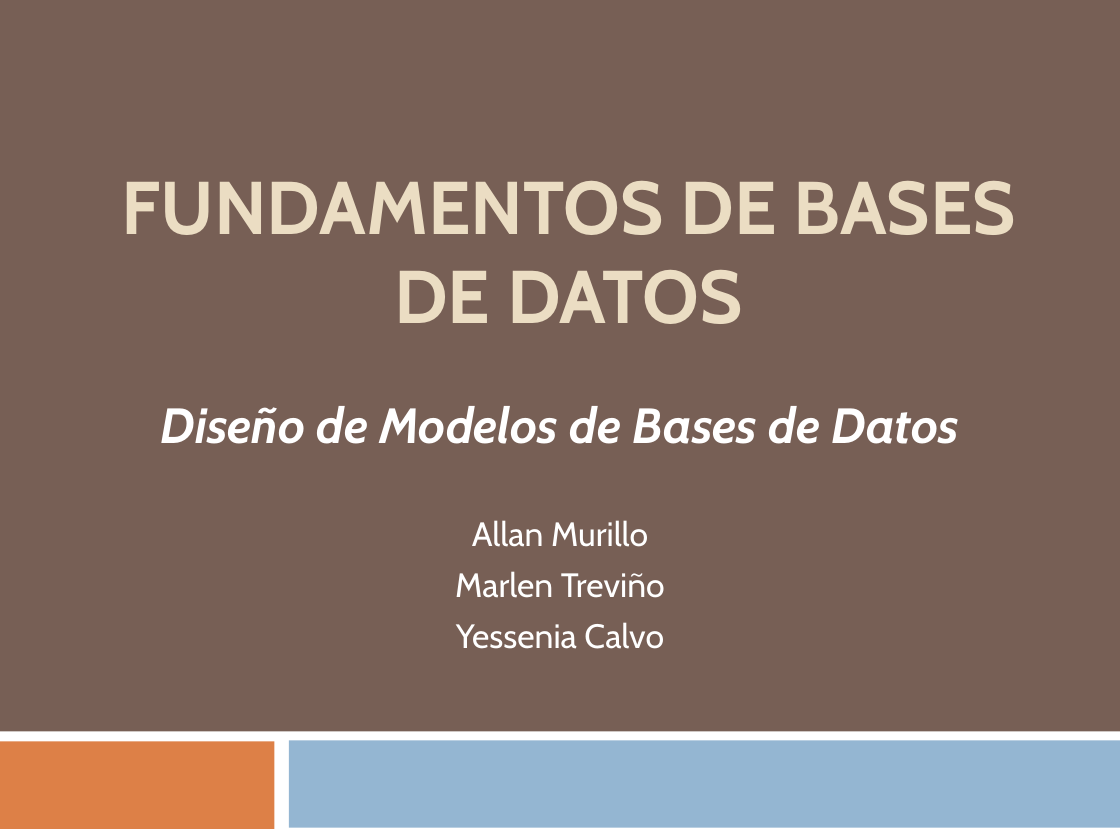
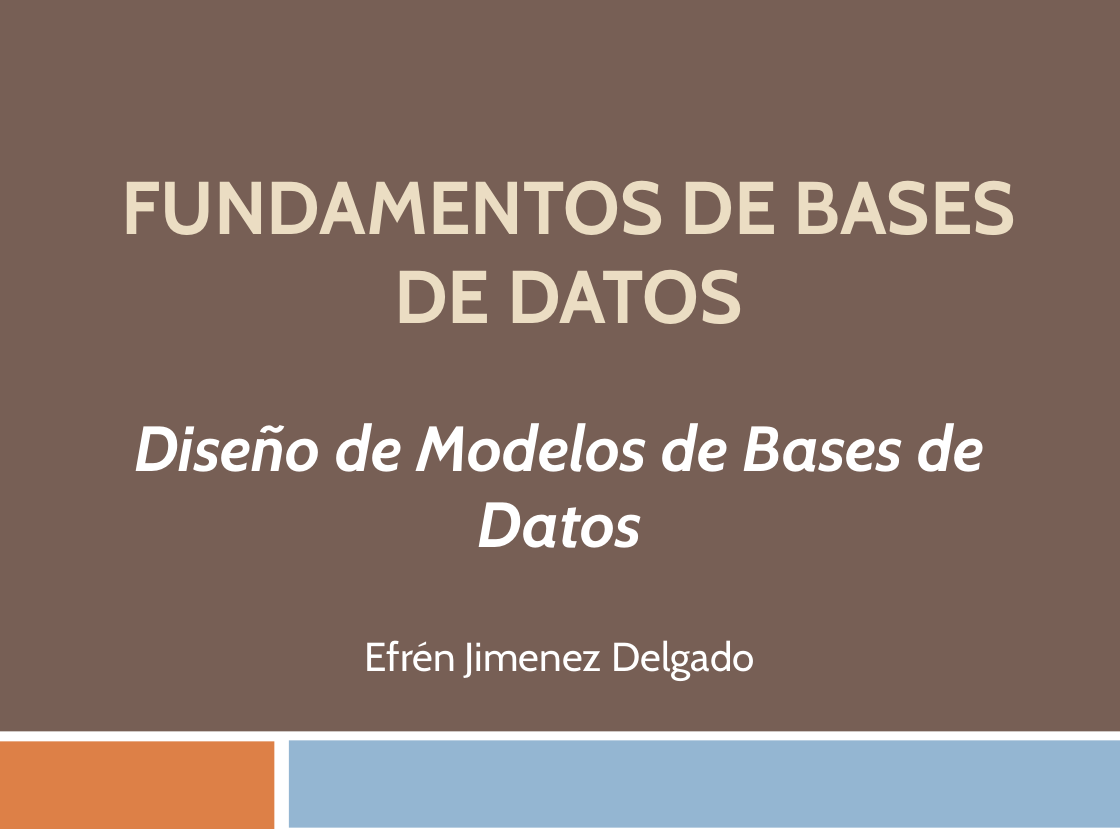
Before and after one commit to ejimenezdelgado/fundamentos_base_datos_III_2014_Efren_Jimenez, a slide deck: slide 1 of presentaciones/CLASE #2.pptx. Drawn at 1120x840 pixels with LibreOffice and Linux fonts; fonts in the diff are those of the drawing. Boxes give left, top, right and bottom in pixels: in the first picture for what was removed or moved away, otherwise in the second. Text is boxed around its words. In the diff, an @@ line names an element or a change of style, - is before the commit and + after.

```diff
--- a/presentaciones/CLASE #2.pptx
+++ b/presentaciones/CLASE #2.pptx
@@ subtitle at <box>134,423,985,548</box>: size 31.8 to 41 pt in "Diseño de Modelos de Bases de Datos" @@
@@ subtitle at <box>365,640,755,680</box>: text changed; size 21.7 to 26 pt @@
-Allan Murillo
-Marlen Treviño
-Yessenia Calvo
+Efrén Jimenez Delgado
```
Also in this commit, not shown: 9 other slides changed, 7 other files.
